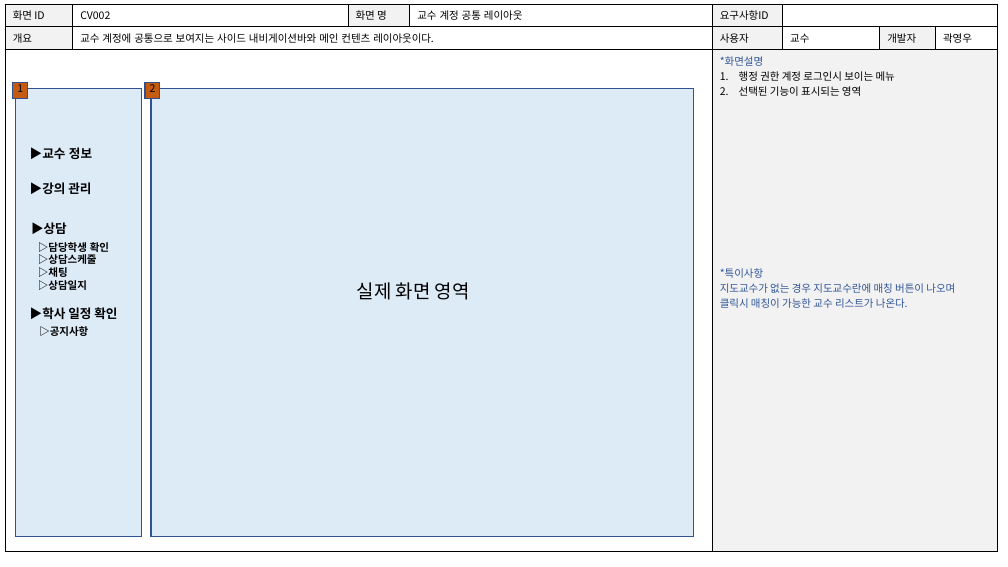
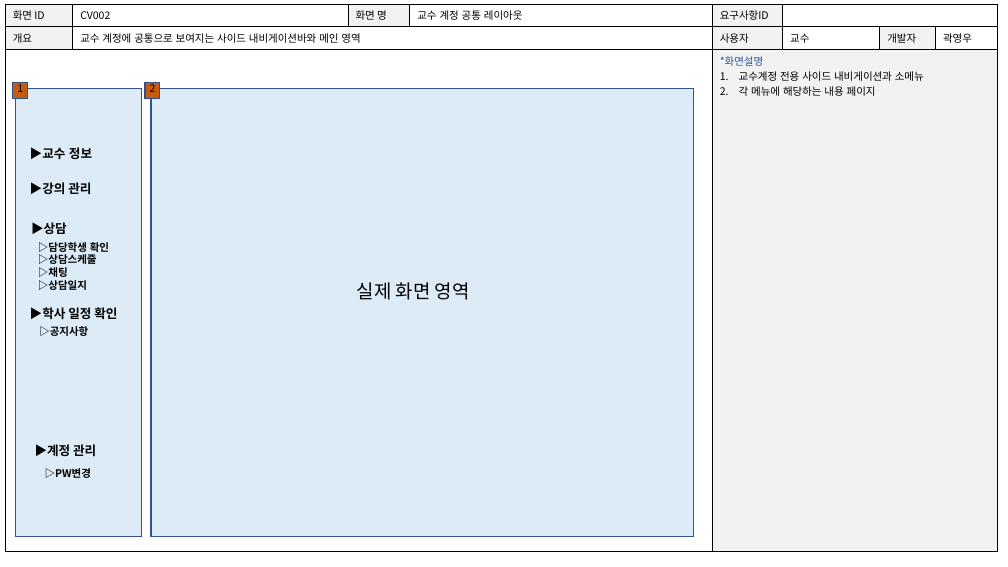
Before and after one commit to weather0/yd_Final01, a slide deck: slide 2 of 문서/작성중/(작업중-최신!)디자인통합222.pptx. Drawn at 1008x567 pixels with LibreOffice and Linux fonts; fonts in the diff are those of the drawing. Boxes give left, top, right and bottom in pixels: in the first picture for what was removed or moved away, otherwise in the second. Text is boxed around its words. In the diff, an @@ line names an element or a change of style, - is before the commit and + after.

```diff
--- a/문서/작성중/(작업중-최신!)디자인통합222.pptx
+++ b/문서/작성중/(작업중-최신!)디자인통합222.pptx
@@ table at [5, 4, 997, 548] @@
-row 2, column 2: 교수 계정에 공통으로 보여지는 사이드 내비게이션바와 메인 컨텐츠 레이아웃이다.
+row 2, column 2: 교수 계정에 공통으로 보여지는 사이드 내비게이션바와 메인 영역
-row 3, column 5: *화면설명 / 행정 권한 계정 로그인시 보이는 메뉴 / 선택된 기능이 표시되는 영역 / *특이사항 / 지도교수가 없는 경우 지도교수란에 매칭 버튼이 나오며 / 클릭시 매칭이 가능한 교수 리스트가 나온다.
+row 3, column 5: *화면설명 / 교수계정 전용 사이드 내비게이션과 소메뉴 / 각 메뉴에 해당하는 내용 페이지
@@ text added at [35, 444, 96, 456], 12 pt, text #000000, bold @@
+▶계정 관리
@@ text added at [45, 468, 91, 478], 10 pt, text #000000, bold @@
+▷PW변경
```
Also in this commit, not shown: 5 other slides changed, 1 slide added, 1 other file.
